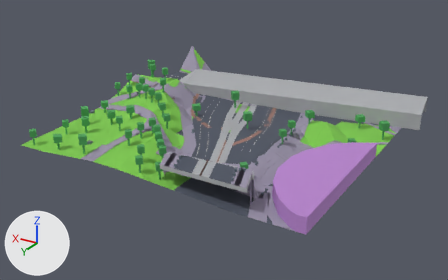
An edit to the glTF model public/maps/melbourne/chunks/6_-14.glb, drawn before and after from the same camera.
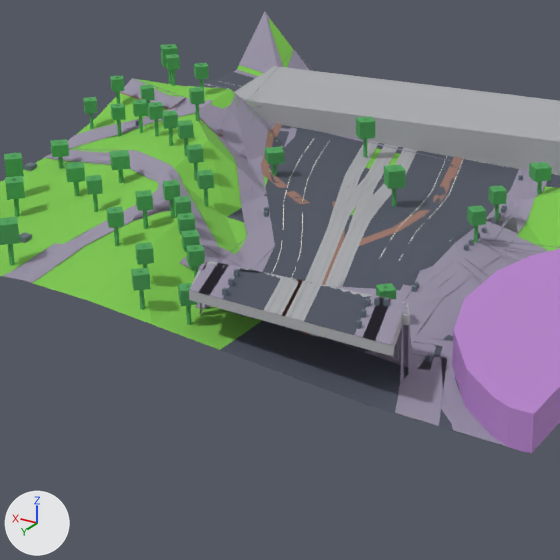
Each version appears first whole from a 50 mm lens placed at (653.4, 1834.2, 98.8), pointed at (774.3, 1632.7, -1.9), and next in a close-up on the part from 18% to 71% of the width and 15% to 100% of the height. Lighting does not change. The marker at lower left points along +X, +Y and +Z. The older version's two pictures come first. Where no turn or scale is listed for an object, it has been applied to the vertices. Vertices at exactly the same position are counted once.

Before the edit, the objects in view are built like this:
```python
me_mesh_0 = bpy.data.meshes.new('Mesh_0')
me_mesh_0.from_pydata(...)  # 9795 vertices, 14356 faces; spans x -63.6..63.6, y -61.3..61.3, z -9.1..9.1
me_mesh_0.materials.append(mat_asphalt)  # greyish blue #4f5563
me_mesh_0.materials.append(mat_pavement)  # grey #9a93a8
me_mesh_0.materials.append(mat_grass)  # green #7ec84f
me_mesh_0.materials.append(mat_commercial)  # purple #b985cf
me_mesh_0.materials.append(mat_vegetation)  # green #50a65d
me_mesh_0.materials.append(mat_prop)  # greyish blue #697681
me_mesh_0.materials.append(mat_marking)  # white #f8f6e5
me_mesh_0.materials.append(mat_rail)  # grey #9ea2a8
me_mesh_0.materials.append(mat_concrete)  # grey #adafb3
me_mesh_0.materials.append(mat_cycleway)  # brown #9e7669
ob_compiled_chunk = bpy.data.objects.new('compiled-chunk', me_mesh_0)
ob_compiled_chunk.location = (770.4, 1624.7, 9.6)
```
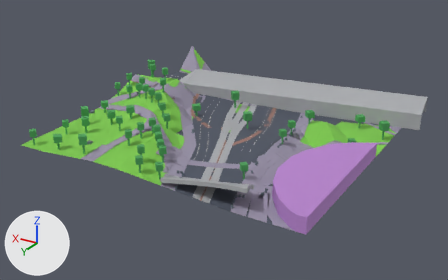
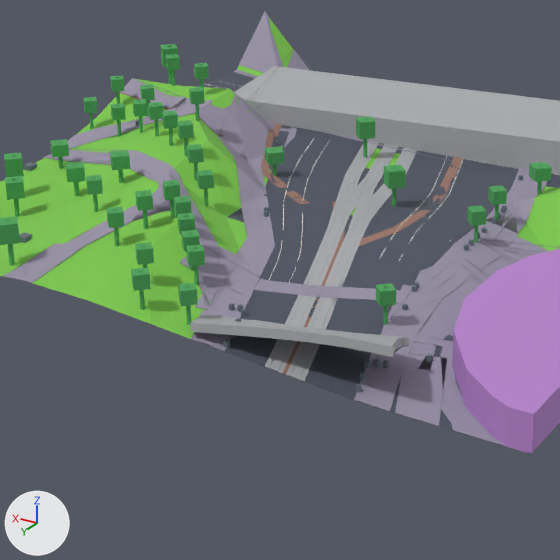
Edits to the bpy script that builds the scene:
```text
Change me_mesh_0:
    used by ob_compiled_chunk; location = (770.4, 1624.7, 9.6)
    remove me_mesh_0.from_pydata(...)  # 9795 vertices, 14356 faces; spans x -63.6..63.6, y -61.3..61.3, z -9.1..9.1
    add me_mesh_0.from_pydata(...)  # 9228 vertices, 13463 faces; spans x -63.6..63.6, y -61.3..61.3, z -9.1..9.1
    me_mesh_0 part 1: the loose piece of 8 vertices spanning x -29.0..-28.4, y 55.7..56.3, z 0.8..1.8 is moved by (0.0, 0.0, -9.6)
    me_mesh_0 part 2: the loose piece of 8 vertices spanning x -30.1..-29.5, y 58.9..59.5, z 0.8..1.8 is moved by (0.0, 0.0, -9.7)
    me_mesh_0 part 3: the loose piece of 8 vertices spanning x -6.8..-6.2, y 53.7..54.3, z 0.8..1.8 is moved by (0.0, 0.0, -8.0)
    me_mesh_0 part 4: the loose piece of 8 vertices spanning x -30.0..-29.4, y 51.1..51.7, z 0.8..1.8 is moved by (0.0, 0.0, -9.7)
    me_mesh_0 part 5: the loose piece of 8 vertices spanning x -28.8..-28.2, y 51.5..52.1, z 0.8..1.8 is moved by (0.0, 0.0, -9.6)
    me_mesh_0 part 6: the loose piece of 8 vertices spanning x -9.0..-8.4, y 59.8..60.4, z 0.8..1.8 is moved by (0.0, 0.0, -8.1)
    me_mesh_0 part 7: the loose piece of 8 vertices spanning x -7.9..-7.3, y 56.7..57.3, z 0.8..1.8 is moved by (0.0, 0.0, -8.0)
    me_mesh_0 part 8: the loose piece of 8 vertices spanning x -27.8..-27.2, y 52.5..53.1, z 0.8..1.8 is moved by (0.0, 0.0, -9.5)
    me_mesh_0 part 9: the loose piece of 16 vertices spanning x -36.4..0.3, y 48.9..61.3, z -0.7..0.8 is rebuilt with 74 vertices and now spans x -36.4..0.3, y 48.9..61.3, z -8.9..0.7
    me_mesh_0 part 10: 42 vertices moved from x -35.9..0.2, y 48.4..61.3, z -8.7..0.9 to x -35.9..0.2, y 49.4..61.3, z -9.1..-6.6; 727 vertices removed from x -35.9..0.4, y 46.8..61.3, z -9.0..0.9; 102 vertices added at x -35.9..0.2, y 49.1..61.3, z -9.0..-6.5
```

Boxes (x1, y1, x2, y2) around the edits, measured in the close-ups (560 x 560 px; the box of a moved part takes in the faces that stretch with it):
part 1 of me_mesh_0, moved or reshaped
    before: (360, 309, 366, 318)
    after: (360, 372, 366, 380)
part 2 of me_mesh_0, moved or reshaped
    before: (356, 320, 362, 329)
    after: (355, 384, 361, 393)
part 3 of me_mesh_0, moved or reshaped
    before: (234, 269, 240, 277)
    after: (235, 318, 241, 322)
part 4 of me_mesh_0, moved or reshaped
    before: (383, 298, 389, 306)
    after: (382, 360, 388, 368)
part 5 of me_mesh_0, moved or reshaped
    before: (374, 297, 380, 306)
    after: (373, 359, 379, 367)
part 6 of me_mesh_0, moved or reshaped
    before: (222, 288, 228, 296)
    after: (224, 339, 230, 348)
part 7 of me_mesh_0, moved or reshaped (not visible afterwards)
    before: (228, 278, 234, 287)
part 8 of me_mesh_0, moved or reshaped
    before: (365, 298, 371, 307)
    after: (364, 359, 370, 368)
part 9 of me_mesh_0, rebuilt (54% shorter)
    before: (189, 261, 410, 356)
    after: (190, 314, 410, 357)
part 10 of me_mesh_0, cut back
    before: (189, 242, 413, 383)
    after: (191, 255, 413, 411)
